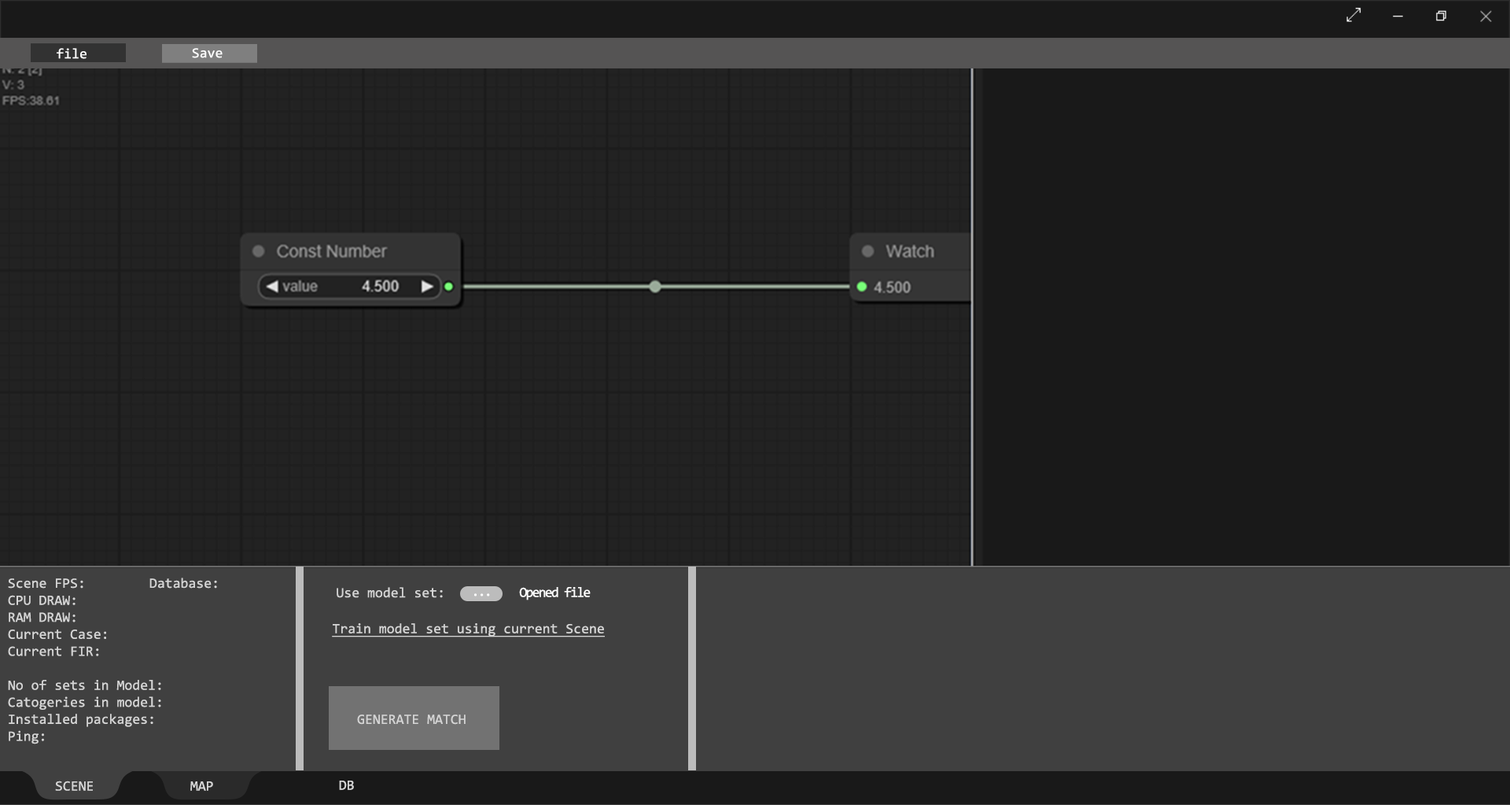
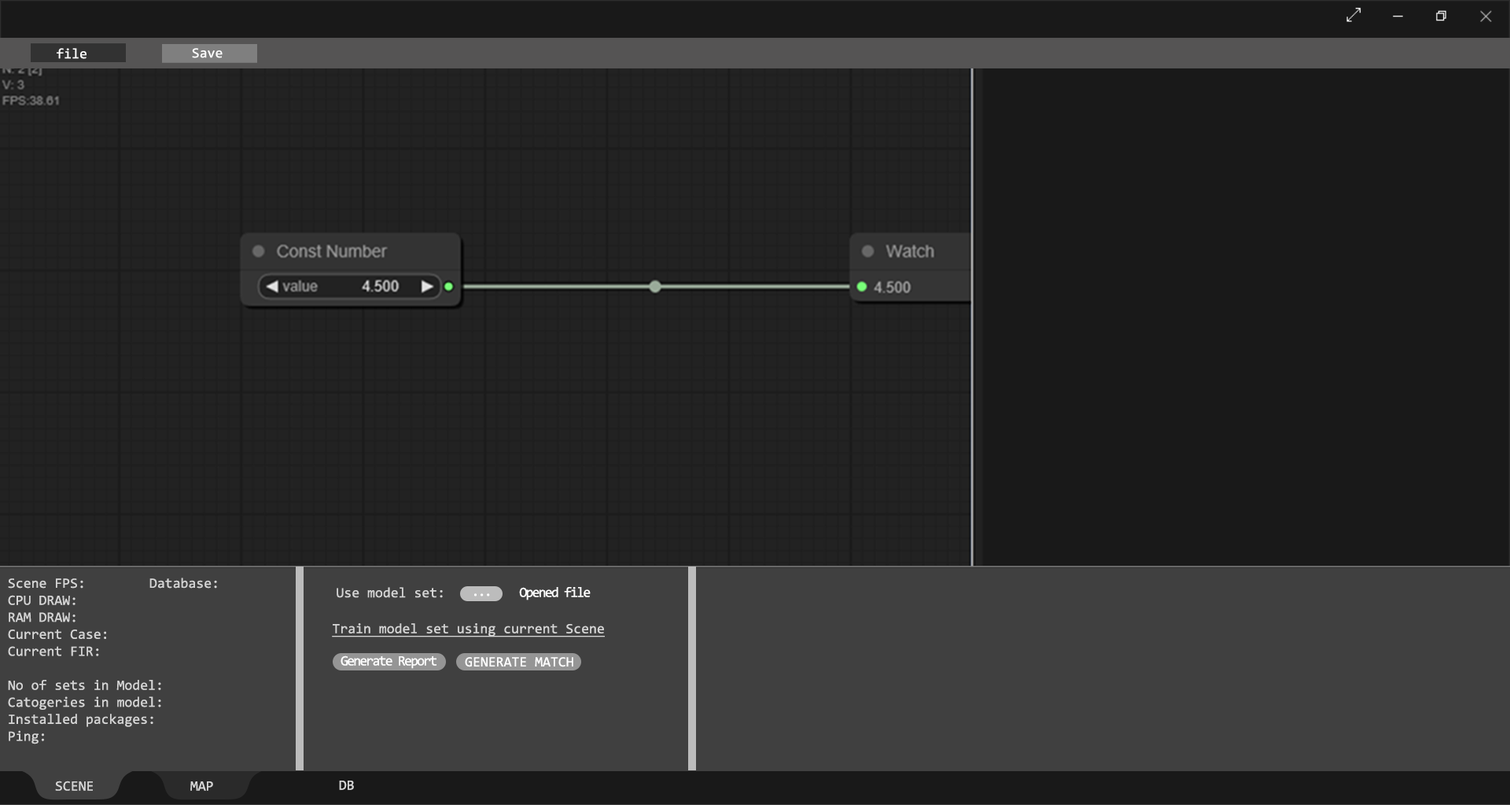
The second 1510 × 805 image is a revision of the first. Changes to its layers:
added group "Group 1" with 30 layers over (328, 652, 582, 750)
added layer "Generate Report" in group "Group 1" over (340, 655, 437, 669)
added layer "Rounded Rectangle 3" in group "Group 1" over (332, 652, 447, 671)
moved "GENERATE MATCH" into group "Group 1", painted on it over (357, 656, 574, 725)
added layer "Rounded Rectangle 3 copy" in group "Group 1" over (456, 652, 582, 671)
removed layer "Layer 6" over (328, 685, 500, 750)
moved "low" into group "Group 1" over (328, 652, 582, 750)
moved "graph1" into group "Group 1" over (328, 652, 582, 734)
moved "screen" into group "Group 1" over (328, 652, 582, 750)
moved "bg" into group "Group 1" over (328, 652, 582, 750)
